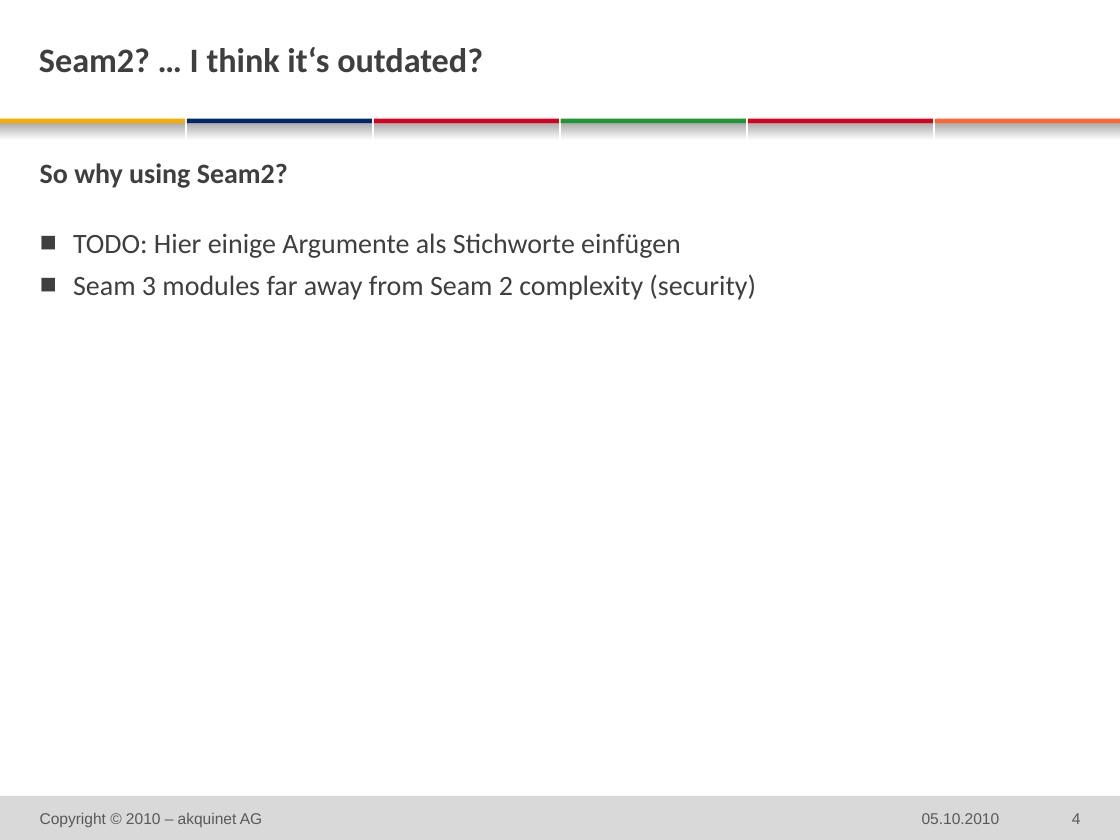
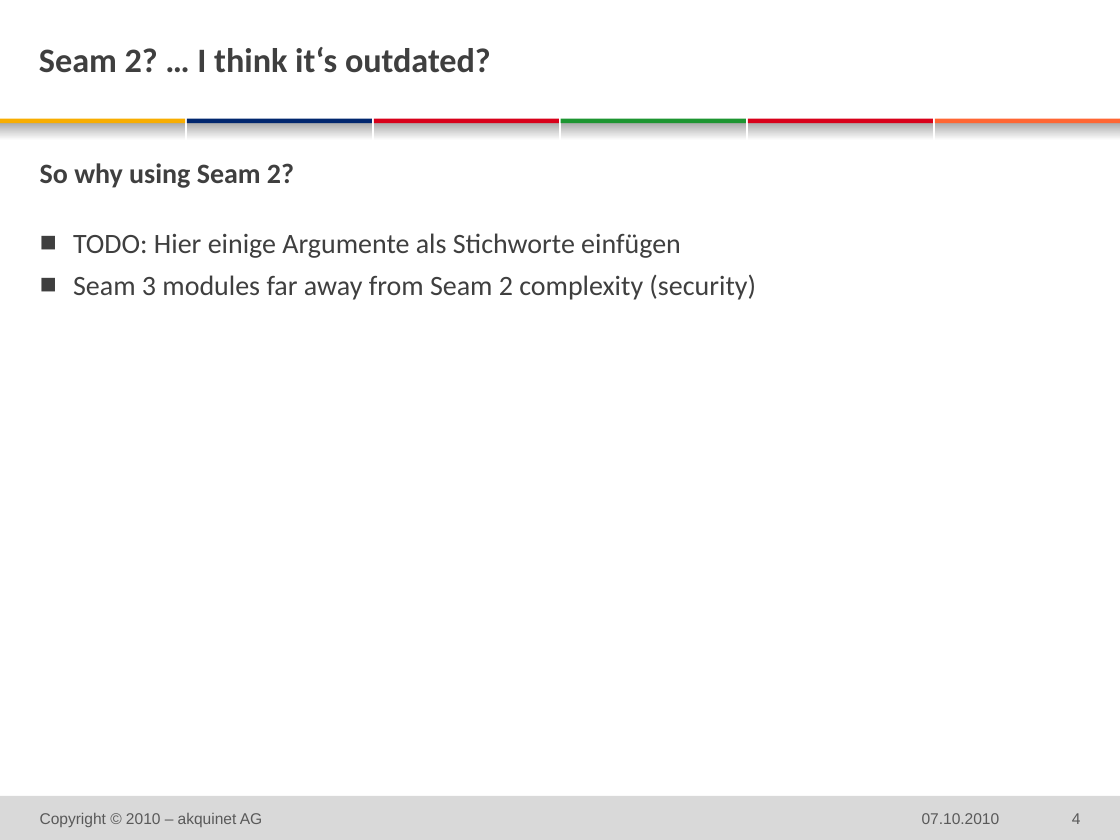
Before and after one commit to michaelschuetz/seamArquillian-judcon2010, a slide deck: slide 4 of doc/judcon_SeamArquillian.pptx. Drawn at 1120x840 pixels with LibreOffice and Linux fonts; fonts in the diff are those of the drawing; background and template pictures are left out. Boxes give left, top, right and bottom in pixels: in the first picture for what was removed or moved away, otherwise in the second. Text is boxed around its words. In the diff, an @@ line names an element or a change of style, - is before the commit and + after.

```diff
--- a/doc/judcon_SeamArquillian.pptx
+++ b/doc/judcon_SeamArquillian.pptx
@@ title at [39,47,491,73]: spaces changed @@
-Seam2? … I think it‘s outdated?
+Seam 2? … I think it‘s outdated?
@@ text at [40,163,294,188]: spaces changed @@
-So why using Seam2?
+So why using Seam 2?
@@ text at [922,813,1000,824]: text changed @@
-05.10.2010
+07.10.2010
```
Also in this commit, not shown: 12 other slides changed, 2 slides added, 1 slide removed.
